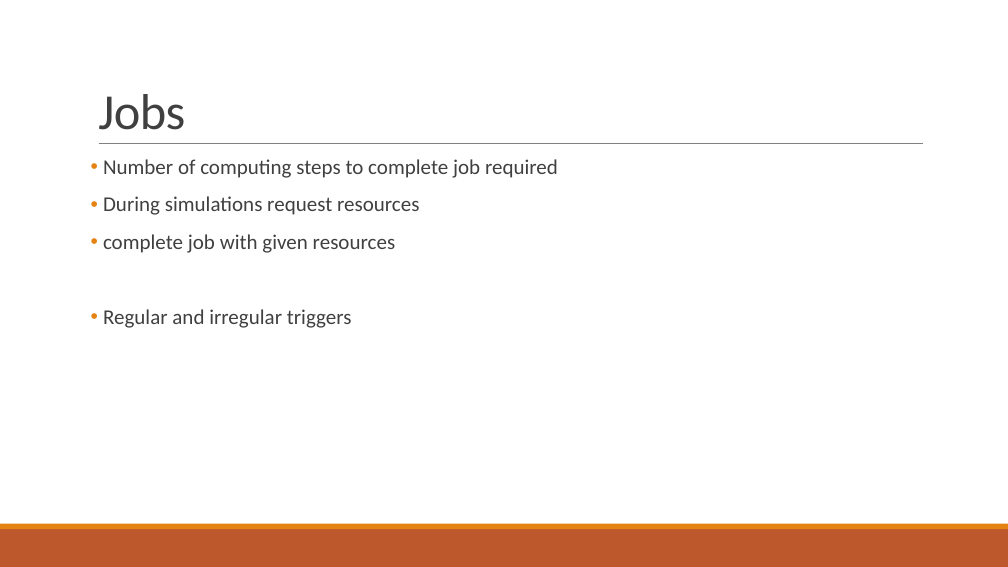
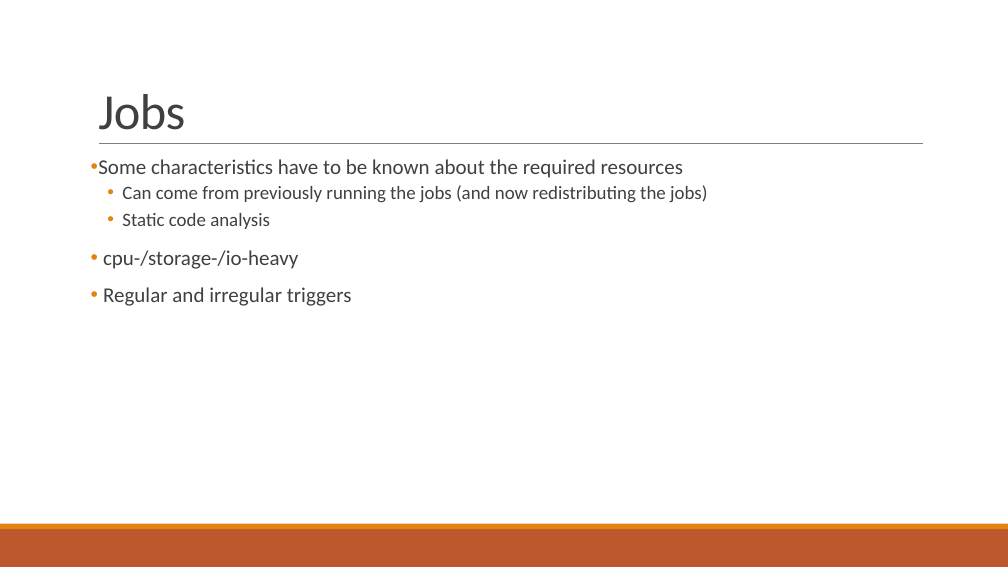
Before and after one commit to Lukas-Kaufmann/workload_scheduling_ga, a slide deck: slide 4 of docs/idea.pptx. Drawn at 1008x567 pixels with LibreOffice and Linux fonts; fonts in the diff are those of the drawing. Boxes give left, top, right and bottom in pixels: in the first picture for what was removed or moved away, otherwise in the second. Text is boxed around its words. In the diff, an @@ line names an element or a change of style, - is before the commit and + after.

```diff
--- a/docs/idea.pptx
+++ b/docs/idea.pptx
@@ text at [98,159,707,269]: text changed; size 20 to 18 pt @@
-• Number of computing steps to complete job required
-• During simulations request resources
-• complete job with given resources
+• Some characteristics have to be known about the required resources
+  • Can come from previously running the jobs (and now redistributing the jobs)
+  • Static code analysis
+• cpu-/storage-/io-heavy
```
Also in this commit, not shown: 1 other slide changed, 8 other files.
